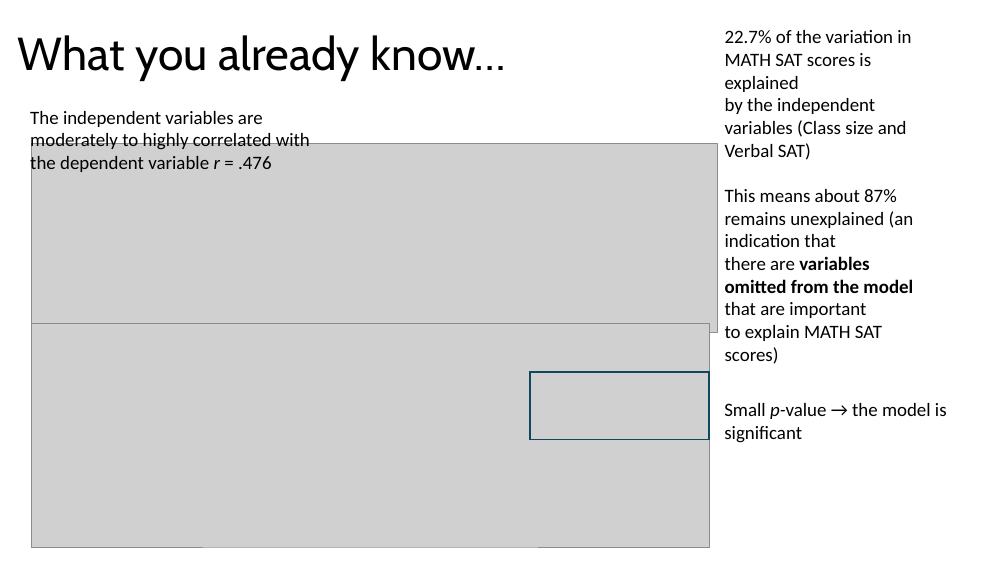
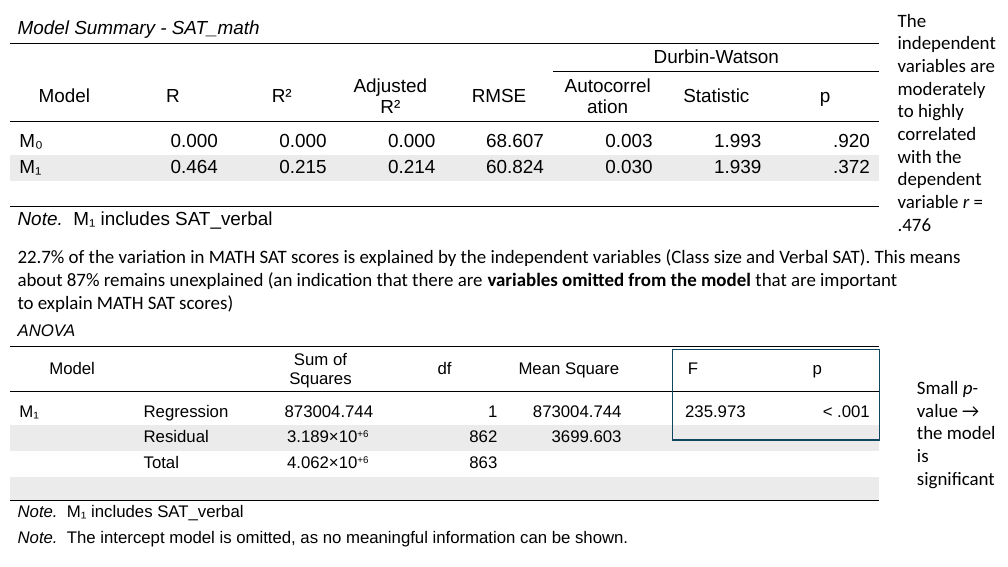
Before and after one commit to issues-osu/statsii-spring2026, a slide deck: slide 59 of slides/MLR/lecture.pptx (slide 51 before the commit). Drawn at 1008x567 pixels with LibreOffice and Linux fonts; fonts in the diff are those of the drawing; grey boxes stand for pictures. Boxes give left, top, right and bottom in pixels: in the first picture for what was removed or moved away, otherwise in the second. Text is boxed around its words. In the diff, an @@ line names an element or a change of style, - is before the commit and + after.

```diff
--- a/slides/MLR/lecture.pptx
+++ b/slides/MLR/lecture.pptx
@@ table added at (10, 11, 881, 233), 7 rows, 8 columns @@
+Model Summary - SAT_math |  |  |  |  |  |  | 
+ |  |  |  |  | Durbin-Watson |  | 
+Model | R | R² | Adjusted R² | RMSE | Autocorrelation | Statistic | p
+M₀ | 0.000 | 0.000 | 0.000 | 68.607 | 0.003 | 1.993 | .920
+M₁ | 0.464 | 0.215 | 0.214 | 60.824 | 0.030 | 1.939 | .372
+ |  |  |  |  |  |  | 
+Note. M₁ includes SAT_verbal |  |  |  |  |  |  | 
@@ text at (898, 14, 996, 231): text changed @@
-The independent variables are
-moderately to highly correlated with
-the dependent variable r = .476
+The independent variables are moderately to highly correlated with the dependent variable r = .476
@@ title removed at (18, 35, 507, 81) @@
-What you already know…
@@ picture removed at (32, 144, 718, 332) @@
@@ text "22.7% of the variation in ...": place and size @@
-text "22.7% of the variation in ..." at (725, 30, 914, 364)
+text "22.7% of the variation in ..." at (18, 249, 961, 312)
@@ text at (18, 249, 961, 289): text changed @@
-22.7% of the variation in MATH SAT scores is explained
-by the independent variables (Class size and Verbal SAT)
-This means about 87% remains unexplained (an indication that
-there are variables omitted from the model that are important
+22.7% of the variation in MATH SAT scores is explained by the independent variables (Class size and Verbal SAT). This means about 87% remains unexplained (an indication that there are variables omitted from the model that are important
@@ table added at (10, 315, 878, 552), 8 rows, 7 columns @@
+ANOVA |  |  |  |  |  | 
+Model |  | Sum of Squares | df | Mean Square | F | p
+M₁ | Regression | 873004.744 | 1 | 873004.744 | 235.973 | < .001
+ | Residual | 3.189×10+6 | 862 | 3699.603 |  | 
+ | Total | 4.062×10+6 | 863 |  |  | 
+ |  |  |  |  |  | 
+Note. M₁ includes SAT_verbal |  |  |  |  |  | 
+Note. The intercept model is omitted, as no meaningful information can be shown. |  |  |  |  |  | 
@@ picture removed at (32, 324, 709, 547) @@
@@ rectangle: place and size @@
-rectangle at (530, 372, 709, 439)
+rectangle at (673, 349, 880, 440)
@@ text "Small p-value → the model ..." rewrapped from (724, 403, 947, 443) to (917, 381, 996, 489) @@
```
Also in this commit, not shown: 26 other slides changed, 29 slides added, 27 slides removed, 51 other files.
